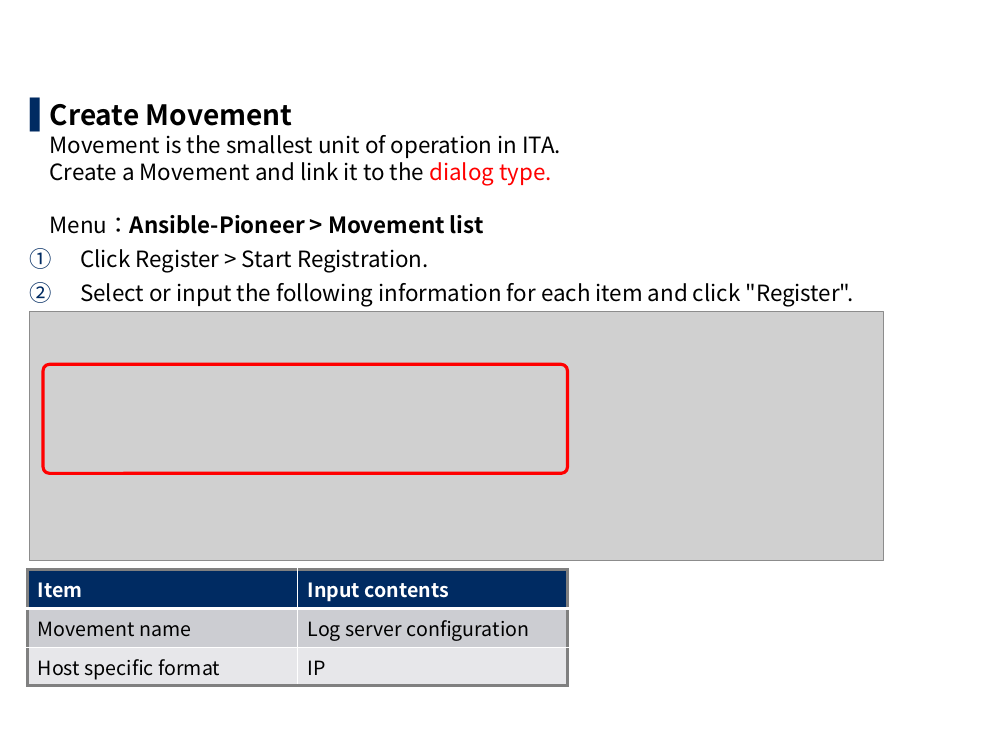
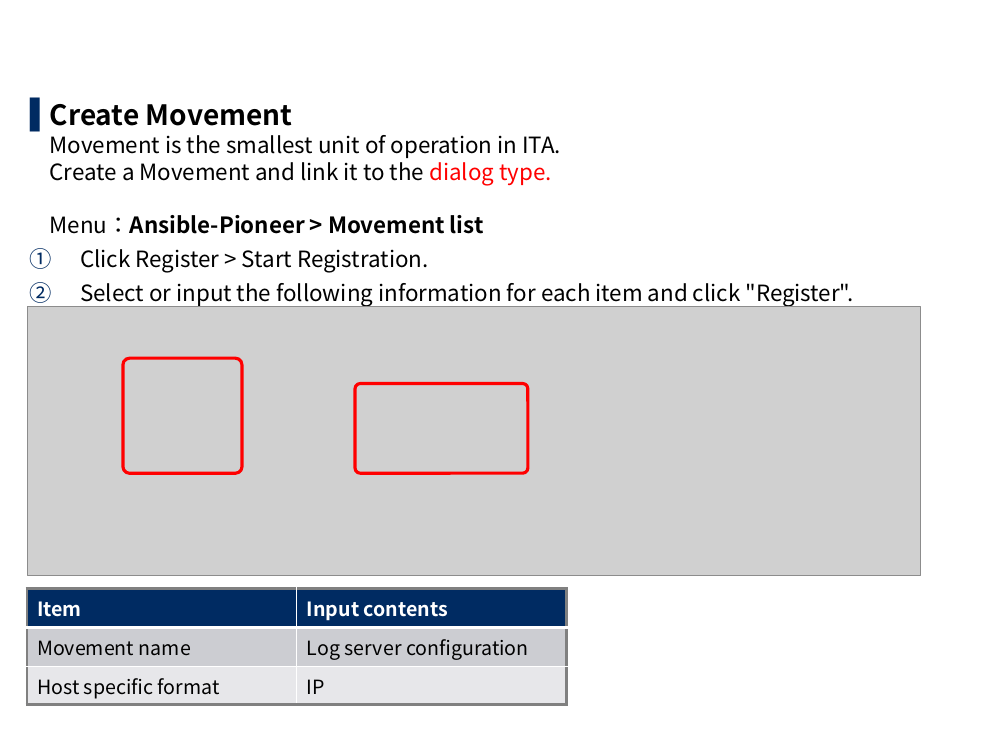
Before and after one commit to exastro-suite/it-automation-docs, a slide deck: slide 50 of asset/Learn/ITA-Ansible-Driver_en_practice.pptx. Drawn at 1008x756 pixels with LibreOffice and Linux fonts; fonts in the diff are those of the drawing; grey boxes stand for pictures; background and template pictures are left out. Boxes give left, top, right and bottom in pixels: in the first picture for what was removed or moved away, otherwise in the second. Text is boxed around its words. In the diff, an @@ line names an element or a change of style, - is before the commit and + after.

```diff
--- a/asset/Learn/ITA-Ansible-Driver_en_practice.pptx
+++ b/asset/Learn/ITA-Ansible-Driver_en_practice.pptx
@@ picture: place and size @@
-picture at (29, 311, 884, 560)
+picture at (27, 306, 920, 576)
@@ rounded rectangle: place and size @@
-rounded rectangle at (43, 364, 568, 473)
+rounded rectangle at (123, 358, 242, 473)
@@ rounded rectangle added at (355, 384, 527, 474), outline #FF0000 2.25 pt @@
@@ table: place and size @@
-table at (27, 570, 568, 684)
+table at (27, 589, 568, 703)
```
Also in this commit, not shown: 29 other slides changed, 1 other file.
